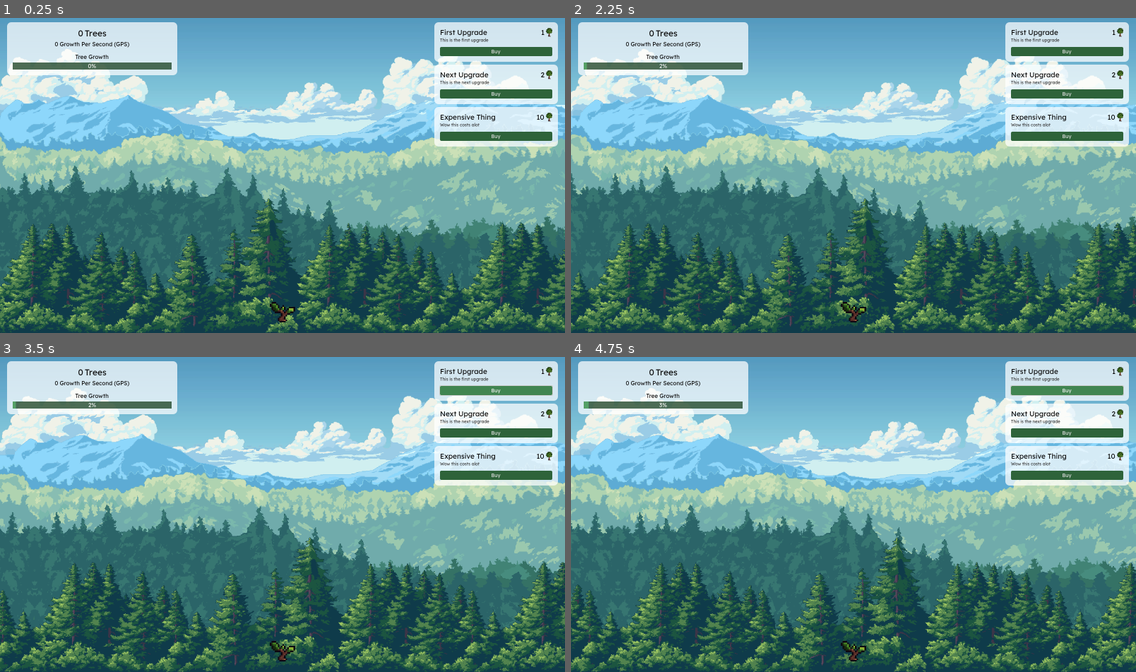
Above: before the commit, frames 1-4 (two rows, left to right).
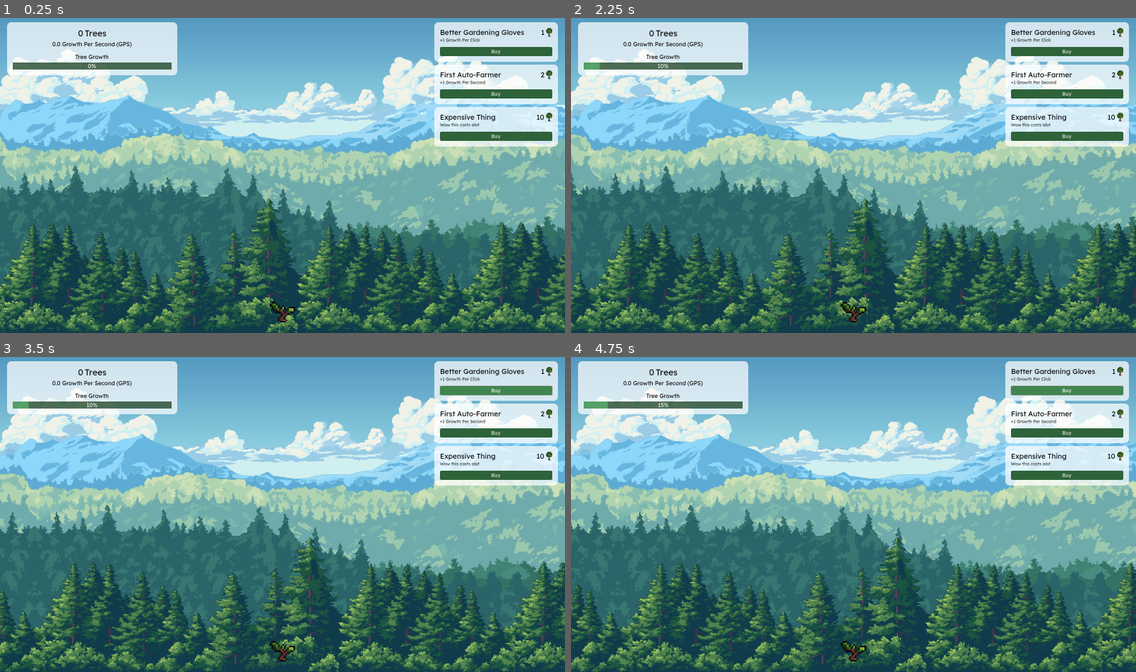
Above: after the commit, the same moments.

Repository: CallumB04/tree-clicker
Game: Godot game, scene res://Scenes/Game.tscn
Two runs of this game, one before a commit and one after it. Both use one fixed random seed, a clock stepped at 60 frames per second and the inputs below.
Inputs (mouse positions are in pixels of both pictures, inside the frame that each line leads up to):
- Up to frame 1 (0.25 s): no input
- Up to frame 2 (2.25 s): click (853, 310) at 0.5 s; click "Buy" at 1.25 s; click (853, 310) at 2 s
- Up to frame 3 (3.5 s): click "Buy" at 2.75 s
- Up to frame 4 (4.75 s): click (853, 649) at 3.5 s; click "Buy" at 4.25 s

The runs differ from the first frame. In frame 1, 0.5% of the frame differs, in the area x 9-93%, y 3-22%; in frame 2, 0.6%; in frame 3, 0.6%; in frame 4, 0.6%, in the area x 3-93%, y 3-22%.

Commit message:
feat: allow upgrade purchasing

Diff:
--- a/Scenes/Game.tscn
+++ b/Scenes/Game.tscn
@@ -160,7 +160,7 @@
 [node name="GPS" type="Label" parent="InfoPanel/MarginContainer/VBoxContainer/VBoxContainer/HBoxContainer2"]
 layout_mode = 2
 theme_override_colors/font_color = Color(0.054902, 0.054902, 0.054902, 1)
-text = "0"
+text = "0.0"
 
 [node name="Label" type="Label" parent="InfoPanel/MarginContainer/VBoxContainer/VBoxContainer/HBoxContainer2"]
 layout_mode = 2
@@ -199,15 +199,18 @@
 
 [node name="Upgrade" parent="UpgradesVBox" instance=ExtResource("9_h4fw4")]
 layout_mode = 2
-upgrade_name = "First Upgrade"
-upgrade_description = "This is the first upgrade"
+upgrade_name = "Better Gardening Gloves"
+upgrade_description = "+1 Growth Per Click"
 upgrade_cost = 1
+upgrade_value = 1.0
 
 [node name="Upgrade2" parent="UpgradesVBox" instance=ExtResource("9_h4fw4")]
 layout_mode = 2
-upgrade_name = "Next Upgrade"
-upgrade_description = "This is the next upgrade"
+upgrade_name = "First Auto-Farmer"
+upgrade_description = "+1 Growth Per Second"
 upgrade_cost = 2
+type = 1
+upgrade_value = 1.0
 
 [node name="Upgrade3" parent="UpgradesVBox" instance=ExtResource("9_h4fw4")]
 layout_mode = 2
--- a/Scenes/upgrade.tscn
+++ b/Scenes/upgrade.tscn
@@ -91,7 +91,7 @@
 theme_override_font_sizes/font_size = 12
 text = "Upgrade Description"
 
-[node name="Button" type="Button" parent="MarginContainer/VBoxContainer2"]
+[node name="BuyButton" type="Button" parent="MarginContainer/VBoxContainer2"]
 layout_mode = 2
 theme_override_font_sizes/font_size = 14
 theme_override_styles/hover = SubResource("StyleBoxFlat_d2ffm")
--- a/Scripts/Game.gd
+++ b/Scripts/Game.gd
@@ -2,11 +2,14 @@
 
 var trees: int = 0; ## game score
 var current_tree_growth: float = 0; ## value 0-100. at 100 trees increments
-var growth_per_click: float = 1; ## tree progress per click
+var growth_per_click: float = 5; ## tree progress per click
 var growth_per_second: float = 0; ## automatic tree progress per second
 
 func _ready() -> void:
 	$TreeClicker.connect("pressed", _on_tree_clicked);
+
+	for upgrade in $UpgradesVBox.get_children():
+		upgrade.connect("upgrade_requested", _on_upgrade_requested)
 
 func _on_tree_clicked():
 	## adding progress to tree
@@ -32,4 +35,23 @@
 		$TreeClicker.texture_normal = preload("res://Assets/Trees/Oak2.png");
 		$TreeClicker.pivot_offset = Vector2(8, 19);
 
-	$InfoPanel/MarginContainer/VBoxContainer/VBoxContainer2/TreeGrowthProgress.value = current_tree_growth; ## updating tree progress bar
+	update_values_in_UI();
+
+	## function to update trees, gps, etc on the UI
+func update_values_in_UI():
+	$InfoPanel/MarginContainer/VBoxContainer/VBoxContainer/HBoxContainer/TreeCount.text = str(trees); ## trees
+	$InfoPanel/MarginContainer/VBoxContainer/VBoxContainer/HBoxContainer2/GPS.text = str(growth_per_second); # gps
+	$InfoPanel/MarginContainer/VBoxContainer/VBoxContainer2/TreeGrowthProgress.value = current_tree_growth; ## tree progress bar
+
+func _on_upgrade_requested(upgrade: Upgrade):
+	## if can afford upgrade
+	if upgrade.upgrade_cost <= trees:
+		trees -= upgrade.upgrade_cost; ## removing cost from trees
+
+		## increasing value upgrade gives
+		if upgrade.type == upgrade.upgrade_type.CLICK_UPGRADE:
+			growth_per_click += upgrade.upgrade_value;
+		elif upgrade.type == upgrade.upgrade_type.GPS_UPGRADE:
+			growth_per_second += upgrade.upgrade_value;
+
+	update_values_in_UI();
--- a/Scripts/upgrade.gd
+++ b/Scripts/upgrade.gd
@@ -1,7 +1,8 @@
 extends PanelContainer
 
-signal upgraded_click(amount: float);
-signal upgraded_gps(amount: float);
+class_name Upgrade
+
+signal upgrade_requested(upgrade: Upgrade);
 
 enum upgrade_type {
 	CLICK_UPGRADE,
@@ -16,7 +17,13 @@
 @export var upgrade_value: float; ## value the upgrade adds (to growth per click/second, etc)
 
 func _ready() -> void:
+	## connecting buy button to upgrade script
+	$MarginContainer/VBoxContainer2/BuyButton.connect("pressed", _on_buy_pressed);
+
 	## adding unique values to UI
 	$MarginContainer/VBoxContainer2/VBoxContainer/HBoxContainer/UpgradeName.text = upgrade_name;
 	$MarginContainer/VBoxContainer2/VBoxContainer/UpgradeDesc.text = upgrade_description;
 	$MarginContainer/VBoxContainer2/VBoxContainer/HBoxContainer/HBoxContainer/UpgradeCost.text = str(upgrade_cost);
+
+func _on_buy_pressed():
+	upgrade_requested.emit(self);
